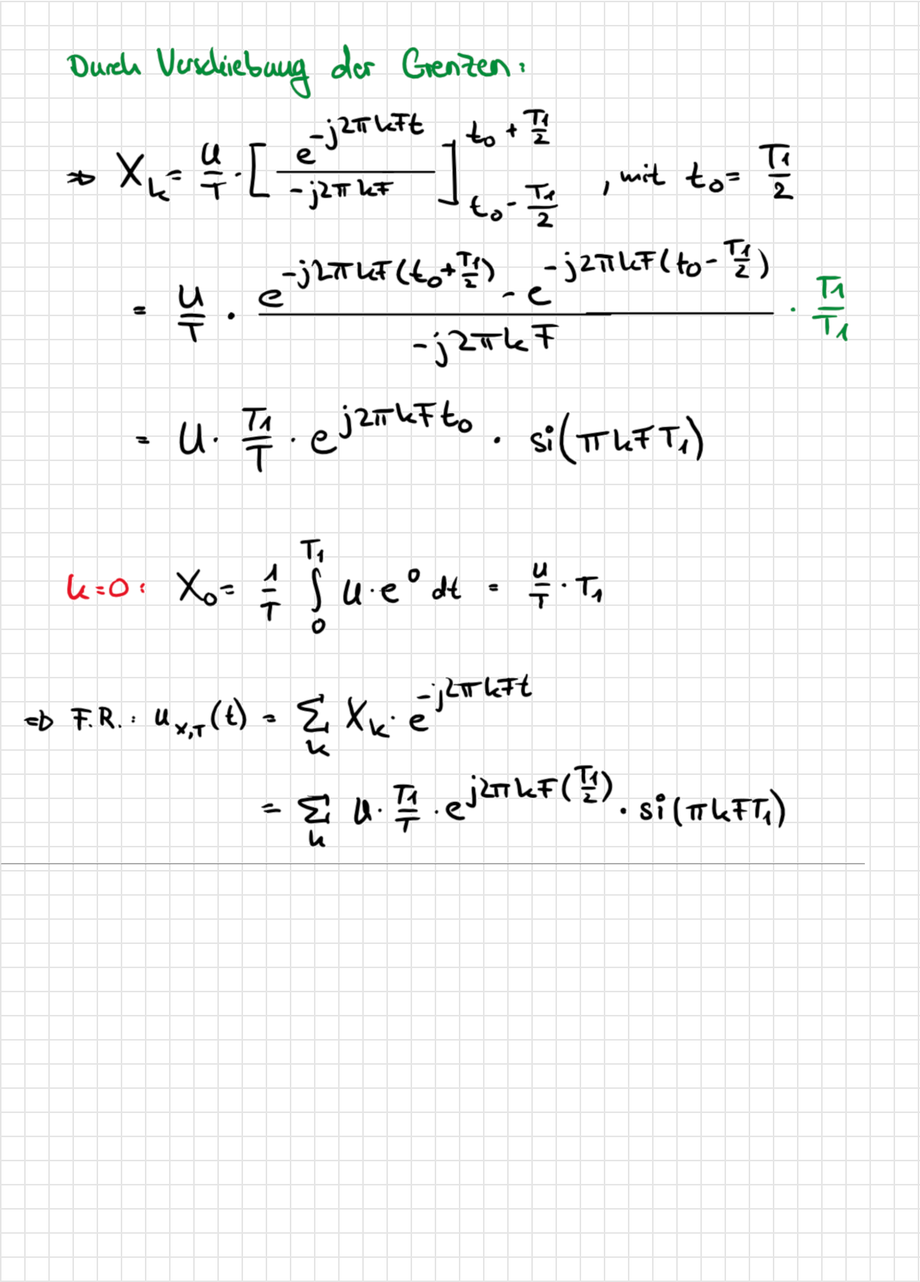
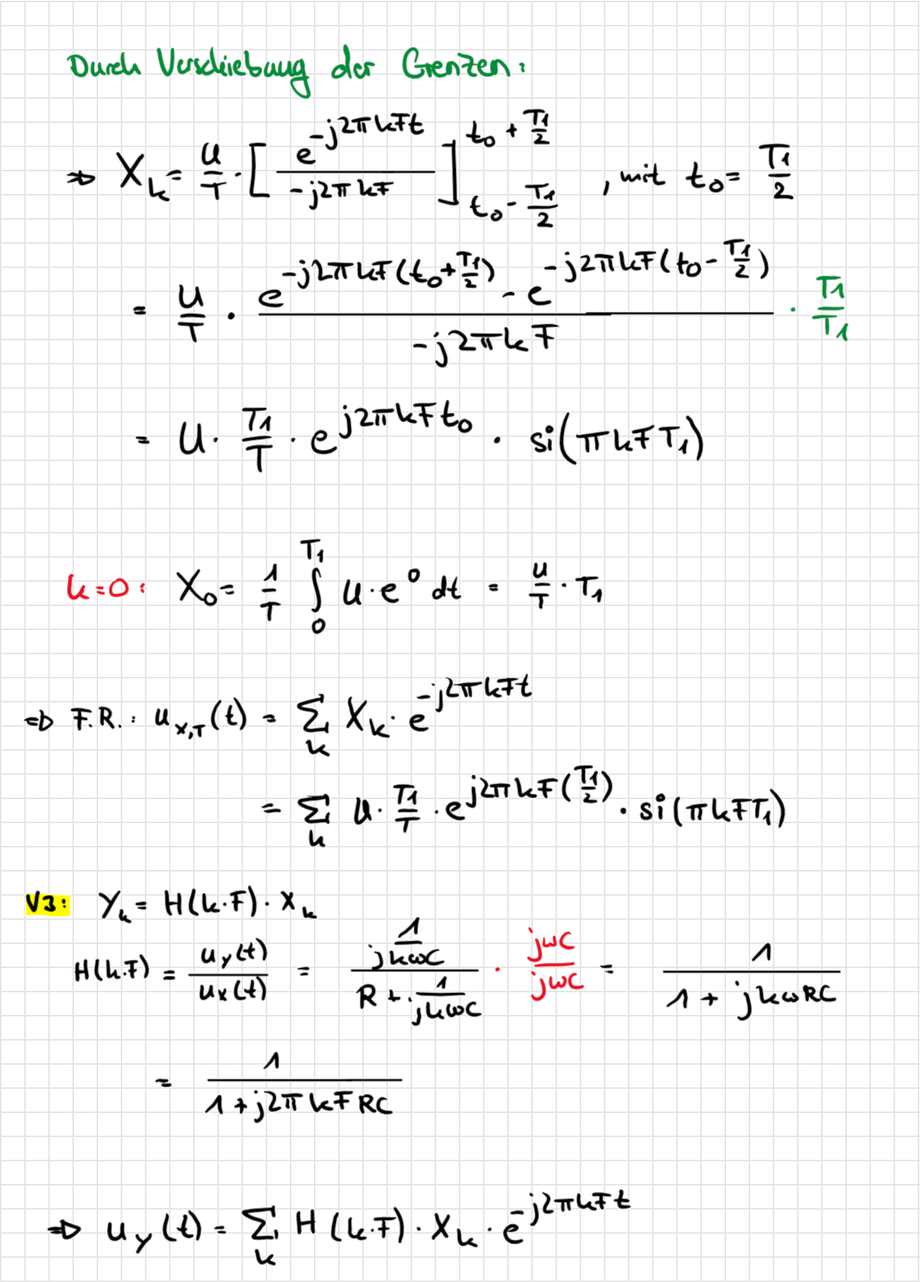
Revision of a layered 920px x 1282px image; what changed, layer by layer:
moved "Pasted Layer #1" above "Pasted Layer", painted on it over [24, 885, 842, 1268]
painted on "Pasted Layer" over [0, 862, 865, 865]
